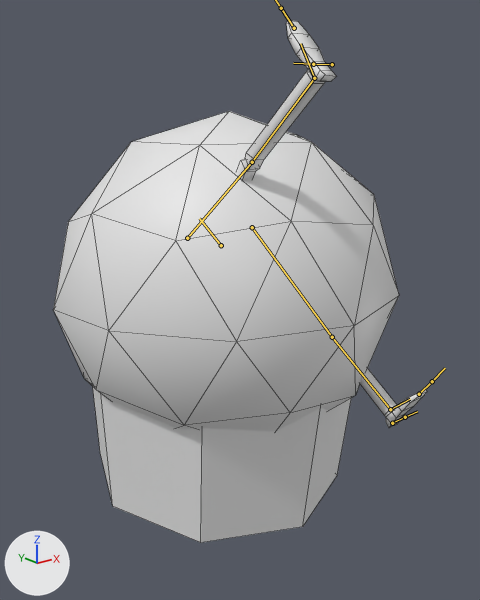
The FBX model raw_assets/models/sm_shield_enemy.fbx: old version first, new version second.
Both versions are drawn from a 50 mm lens placed at (-2.38, -3.07, 2.87), pointed at (0.05, -0.04, 1.66). The lights are fixed; the arrows at lower left show +X, +Y and +Z. Both versions are drawn at frame 16 of the action 'FurballDeath'; the numbers are the values there. The bones that bend it are drawn over the model as lines. Mesh edges are drawn as thin lines.

Objects in the first picture: 'FurballBody', 'FurballLegs'.
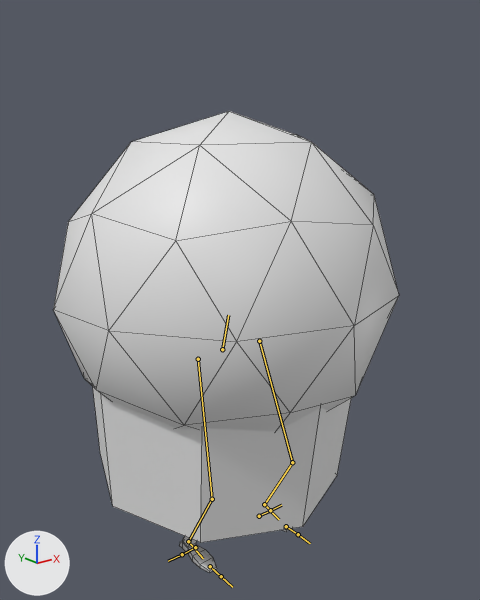
Location of each change, (x1, y1, x2, y2) in pixels of the pictures (480 x 600 px):
'FurballLegs', posed
    before: (236, 20, 427, 428)
    after: (179, 529, 291, 573)
bone 'spine', root to tip
    before: (221, 245) to (199, 218)
    after: (222, 349) to (228, 315)
bone 'thigh.L', root to tip
    before: (252, 227) to (332, 337)
    after: (259, 341) to (292, 462)
bone 'shin.L', root to tip
    before: (332, 337) to (390, 409)
    after: (292, 462) to (264, 504)
bone 'foot.L', root to tip
    before: (390, 409) to (410, 399)
    after: (264, 504) to (279, 519)
bone 'thigh.R', root to tip
    before: (187, 238) to (252, 162)
    after: (198, 359) to (212, 499)
bone 'shin.R', root to tip
    before: (252, 162) to (314, 78)
    after: (212, 499) to (188, 541)
bone 'foot.R', root to tip
    before: (314, 78) to (300, 43)
    after: (188, 541) to (203, 558)

What the commit changed:
Bone 'spine' (bone_spine) moves from (0.0, 0.649, -0.176) to (0.0, 0.0, 0.0).
Bone 'spine' (bone_spine) turns from (-72, 0, 0) to (0, 0, 0) degrees about its own x, y and z.
Bone 'thigh.L' (bone_thigh_l) turns from (41, 3, 3) to (0, 0, 0) degrees about its own x, y and z.
Bone 'shin.L' (bone_shin_l) turns from (-57, 0, 0) to (0, 0, 0) degrees about its own x, y and z.
Bone 'foot.L' (bone_foot_l) turns from (34, 0, 0) to (0, 0, 0) degrees about its own x, y and z.
Bone 'thigh.R' (bone_thigh_r) turns from (-36, 4, 0) to (0, 0, 0) degrees about its own x, y and z.
Bone 'shin.R' (bone_shin_r) turns from (-55, 0, 0) to (0, 0, 0) degrees about its own x, y and z.
Bone 'foot.R' (bone_foot_r) turns from (29, 0, 0) to (0, 0, 0) degrees about its own x, y and z.
